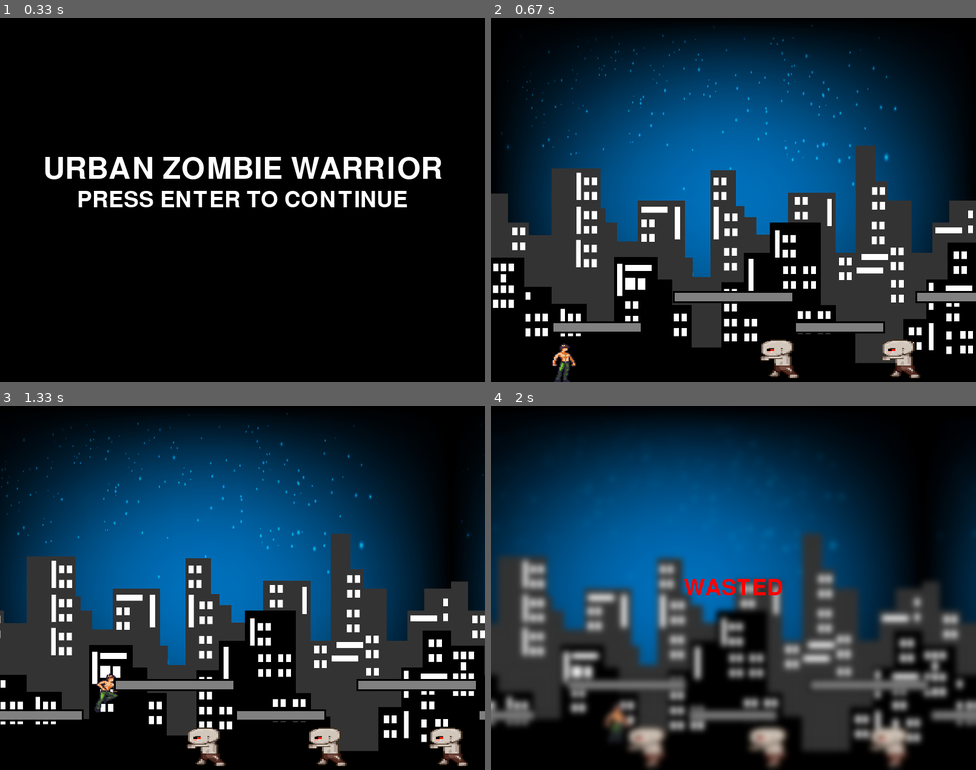
Above: before the commit, frames 1-4 (two rows, left to right).
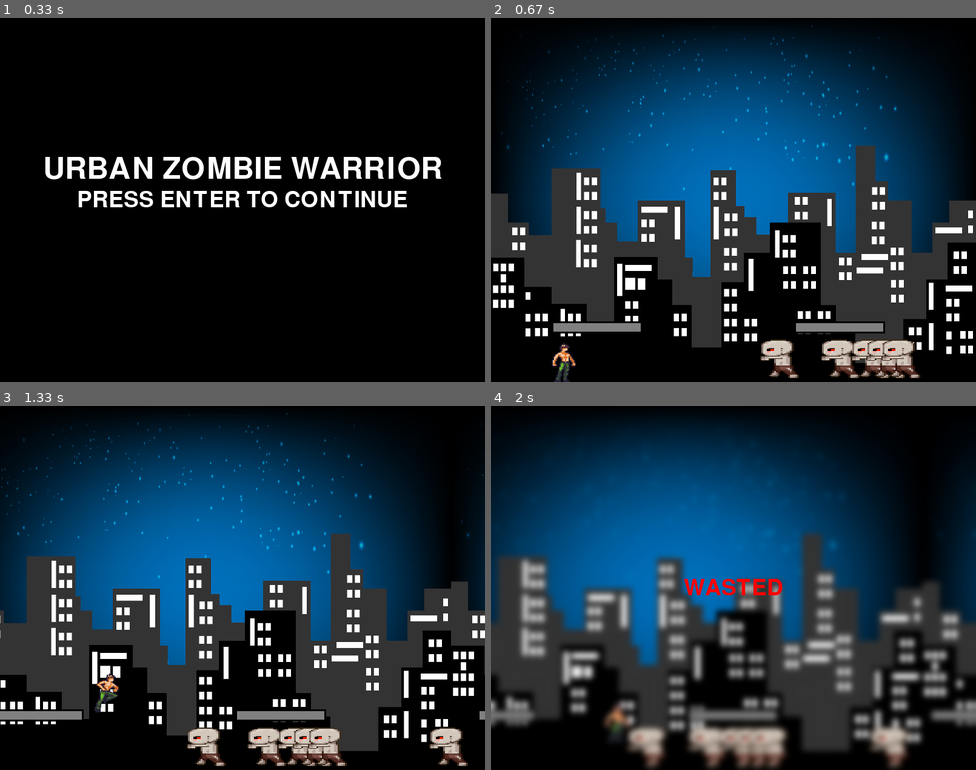
Above: after the commit, the same moments.

Repository: teddyvere/SuperPy.Game
Game: pygame game, started from main.py
Two runs of this game, one before a commit and one after it. Both use one fixed random seed, a clock stepped at 60 frames per second and the inputs below.
Inputs:
- Up to frame 1 (0.33 s): no input
- Up to frame 2 (0.67 s): tap Enter at 0.33 s
- Up to frame 3 (1.33 s): hold D 0.67-1.13 s; hold W from 1.17 s (still down)
- Up to frame 4 (2 s): release W at 1.47 s; hold D 1.5-1.97 s

Frame 1 is identical in both runs. In frame 2, 2.1% of the frame differs, in the area x 37-100%, y 75-99%; in frame 3, 2.6%; in frame 4, 2.9%, in the area x 15-91%, y 74-100%.

Commit message:
made it harder

Diff:
--- a/main.py
+++ b/main.py
@@ -189,20 +189,29 @@
         # Create a list of zombies
         self.zombies = [
             Zombie(400, SCREEN_HEIGHT - 70),
+            Zombie(500, SCREEN_HEIGHT - 70),
+            Zombie(550, SCREEN_HEIGHT - 70),
+            Zombie(575, SCREEN_HEIGHT - 70),
             Zombie(600, SCREEN_HEIGHT - 70),
-            Zombie(800, SCREEN_HEIGHT - 70)
+            Zombie(800, SCREEN_HEIGHT - 70),
+            Zombie(1000, SCREEN_HEIGHT - 70),
+            Zombie(1200, SCREEN_HEIGHT - 70),
+            Zombie(1400, SCREEN_HEIGHT - 70),
+            Zombie(1600, SCREEN_HEIGHT - 70),
+            Zombie(1800, SCREEN_HEIGHT - 70)
         ]
 
         # Create a list of platforms
         self.platforms = [
             Platform(100, SCREEN_HEIGHT - 100, 150, 20),
-            Platform(300, SCREEN_HEIGHT - 150, 200, 20),
             Platform(500, SCREEN_HEIGHT - 100, 150, 20),
-            Platform(700, SCREEN_HEIGHT - 150, 200, 20),
             Platform(900, SCREEN_HEIGHT - 100, 150, 20),
-            Platform(1100, SCREEN_HEIGHT - 150, 200, 20),
             Platform(1300, SCREEN_HEIGHT - 100, 150, 20),
-            Platform(1500, SCREEN_HEIGHT - 150, 200, 2)
+            Platform(1700, SCREEN_HEIGHT - 100, 150, 20),
+            Platform(1900, SCREEN_HEIGHT - 150, 200, 20),
+            Platform(2100, SCREEN_HEIGHT - 200, 150, 20),
+            Platform(2300, SCREEN_HEIGHT - 250, 150, 20),
+            Platform(2500, SCREEN_HEIGHT - 300, 150, 20),
         ]
 
         # Group for all sprites
